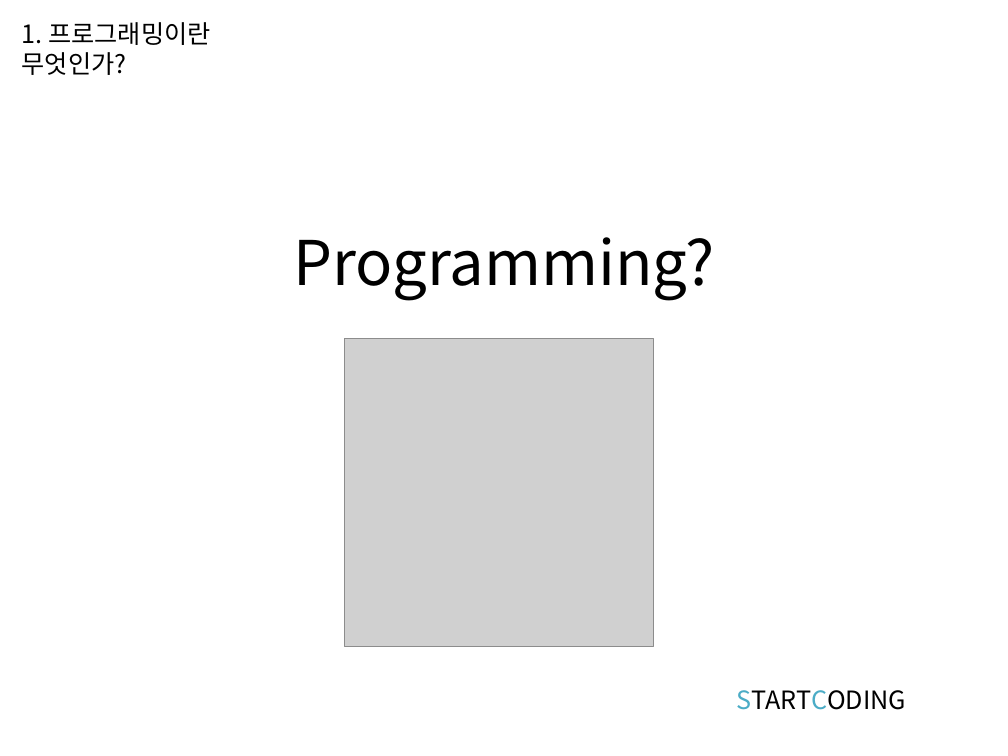
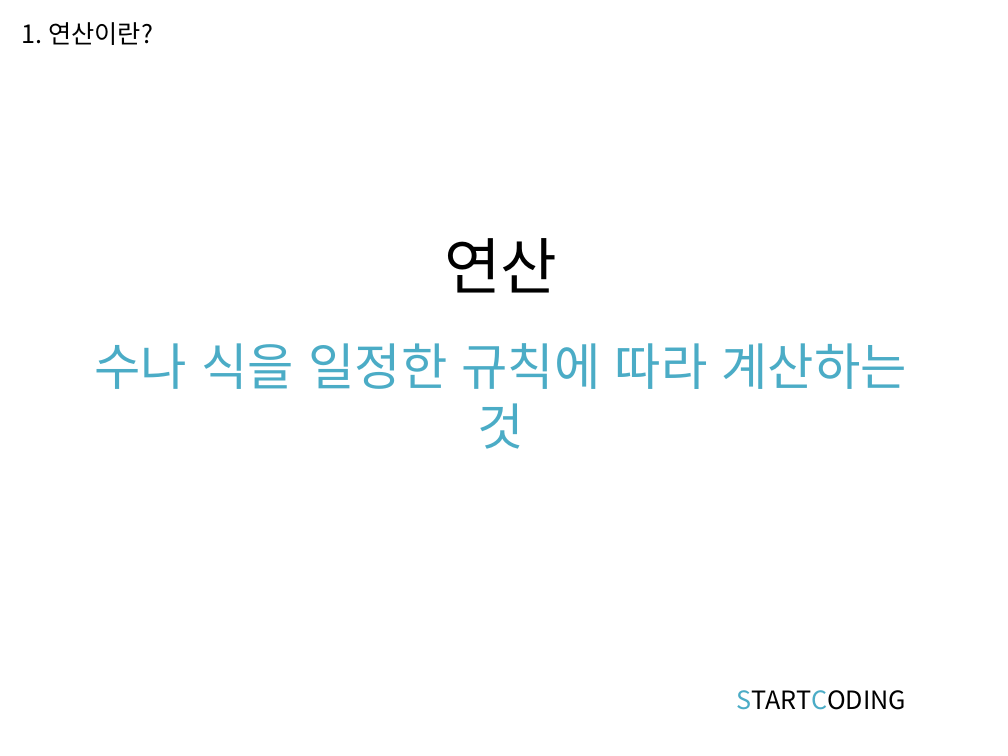
Before and after one commit to kwonkijun/python, a slide deck: slide 3 of 파이썬기초(PPT)/파이썬 기초 3강_연산과 연산자.pptx. Drawn at 1008x756 pixels with LibreOffice and Linux fonts; fonts in the diff are those of the drawing; grey boxes stand for pictures. Boxes give left, top, right and bottom in pixels: in the first picture for what was removed or moved away, otherwise in the second. Text is boxed around its words. In the diff, an @@ line names an element or a change of style, - is before the commit and + after.

```diff
--- a/파이썬기초(PPT)/파이썬 기초 3강_연산과 연산자.pptx
+++ b/파이썬기초(PPT)/파이썬 기초 3강_연산과 연산자.pptx
@@ text at (22,22,153,45): text changed @@
-1. 프로그래밍이란 무엇인가?
+1. 연산이란?
@@ title at (444,238,557,293): text changed @@
-Programming?
+연산
@@ text added at (95,343,907,449), 36 pt, text #4BACC6 @@
+수나 식을 일정한 규칙에 따라 계산하는 것
@@ picture removed at (345,339,653,647) @@
```
Also in this commit, not shown: 1 other slide changed, 14 slides added, 14 slides removed, 9 other files.
